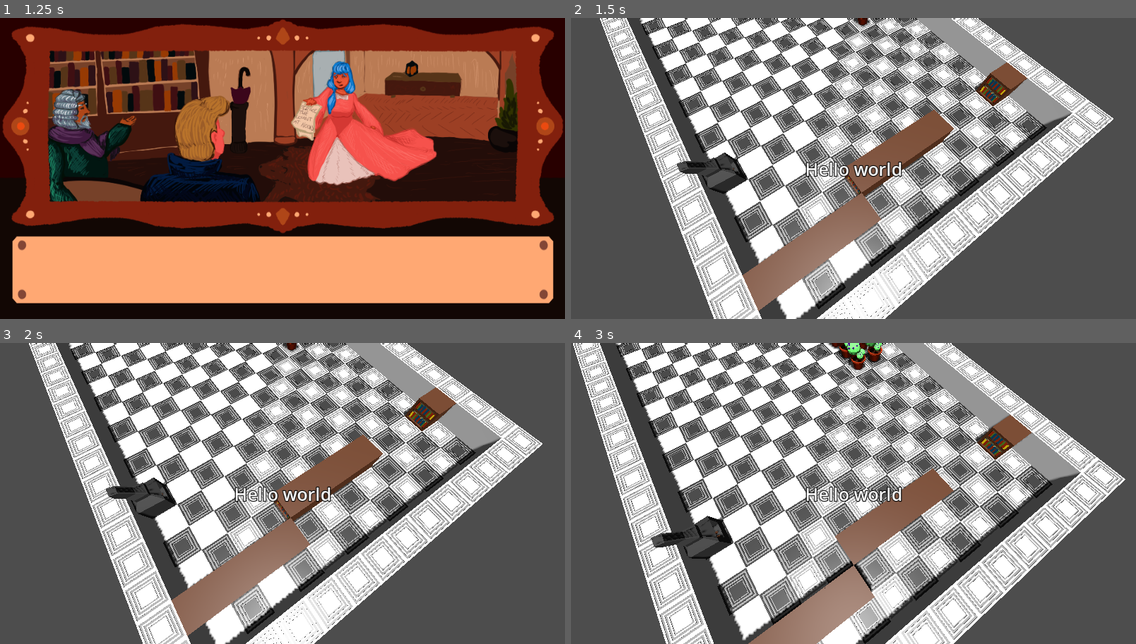
Above: before the commit, frames 1-4 (two rows, left to right).
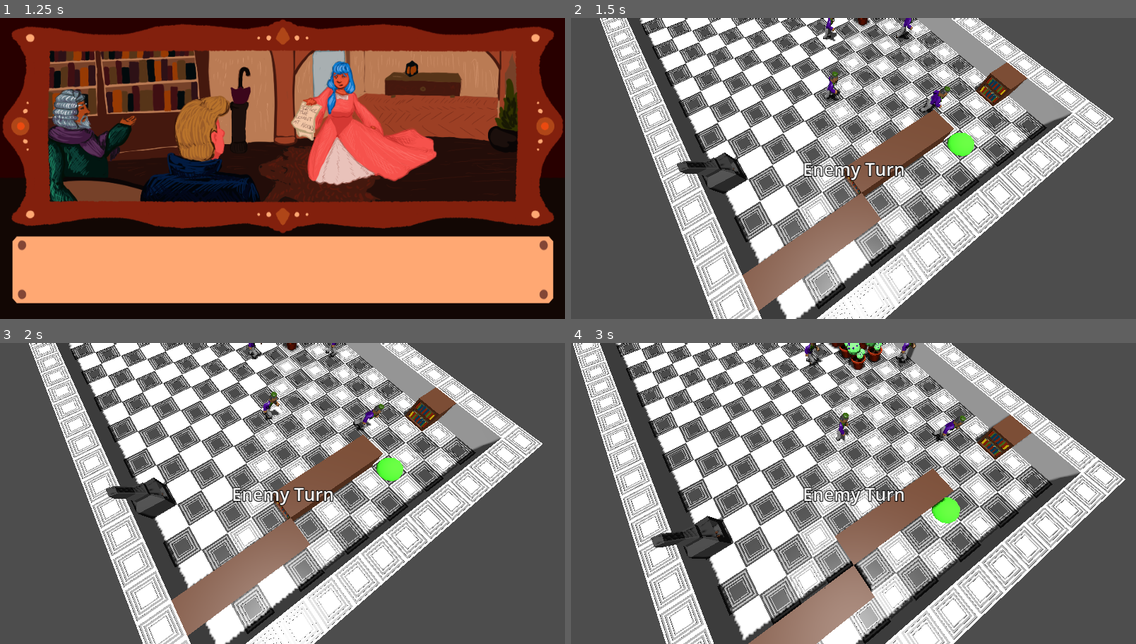
Above: after the commit, the same moments.

Repository: pinguinosod/gse_winterjam2024
Game: Godot game, scene res://main.tscn
Same seed, same stepped clock (60 frames per second), same inputs: the game is played once before the commit and once after it.
Inputs (mouse positions are in pixels of both pictures, inside the frame that each line leads up to):
- Up to frame 1 (1.25 s): tap Enter (ui_accept) at 0.5, 0.77 s; move the mouse to (406, 153) at 0.52 s; hold D (move_right) from 0.53 s (still down); tap Space (end_turn) at 0.6 s; click (406, 153) at 0.67 s
- Up to frame 2 (1.5 s): tap Enter (ui_accept) at 1.25 s; move the mouse to (740, 183) at 1.27 s; release D (move_right) at 1.28 s; hold S (move_down) from 1.28 s (still down); tap Space (end_turn) at 1.35 s
- Up to frame 3 (2 s): keep holding S (move_down); tap Enter (ui_accept) at 1.52 s
- Up to frame 4 (3 s): move the mouse to (910, 427) at 2.02 s; release S (move_down) at 2.03 s; hold D (move_right) 2.03-2.78 s; tap Space (end_turn) at 2.1, 2.85 s; move the mouse to (825, 553) at 2.77 s; hold W (move_up) from 2.78 s (still down); click (825, 553) at 2.92 s

Frame 1 is identical in both runs. In frame 2, 1.5% of the frame differs, in the area x 41-72%, y 0-55%; in frame 3, 1.4%; in frame 4, 1.5%, in the area x 41-70%, y 0-61%.
Error before the commit: Parse Error: Identifier "game_manager" not declared in the current scope. (res://scripts/player.gd:8)

Commit message:
Recovered my progress :(

Diff:
--- a/main.tscn
+++ b/main.tscn
@@ -44,5 +44,8 @@
 shadow_enabled = true
 
 [node name="GameManager" parent="." instance=ExtResource("8_130yo")]
+maxEnemyPoolSize = 100
+textDisplayDurationSeconds = 5.0
+alwaysOn = null
 
 [node name="Camera" parent="." instance=ExtResource("8_eh1c4")]
--- a/scripts/enemies.gd
+++ b/scripts/enemies.gd
@@ -28,26 +28,27 @@
 	pass
 
 # calls and processes the results of get_movement and get_next_action
-func take_turn():
+func take_turn(room: Room):
 	inTurn = true
-	var moveTo = get_movement()
+	var moveTo = get_movement(room)
 	# TODO change that to change the grid position actually
 
-	$countFallingDying.travel("Walk")
-	target_position = moveTo + position
+	if moveTo != position:
+		$countFallingDying.travel("Walk")
+	target_position = moveTo
 	idle = false
 	AudioManager.play_sfx(step_sound)
 	pass
 
 # checks if valid and returns the grid field the enemy wants to move to
-func get_movement():
+func get_movement(room: Room):
 	# check all fields in range of the enemy, starting with the closest to the player
 	# for field in grid:
 	# check if the field is not occupied
 	# if grid.isFree(field):
 	# return field
 
-	return Vector3(randf(), 0, randf()) * speed
+	return room.get_cell_position(Vector3(randf(), 0, randf()) * speed + position)
 	pass
 
 # returns the action of the enemy for this turn
--- a/scripts/game_manager.gd
+++ b/scripts/game_manager.gd
@@ -11,6 +11,9 @@
 @export var textDisplayDurationSeconds = 5.0
 
 @export var nextWaveAlarm: AudioStream
+@export var alwaysOn: AudioStream
+@export var loseSound: AudioStream
+@export var winSound: AudioStream
 
 var enemyPool: Array[Enemy] = []
 var freeEnemies: Array[Enemy] = []
@@ -19,6 +22,7 @@
 var currentWave = 0
 var currentEnemyWave: EnemyWave
 var currentCombatScene: CombatScene
+var currentRoom: Room
 
 var timeElapsed = 0.0
 var secondsPassed = 0
@@ -51,6 +55,7 @@
 	currentCombatScene = combatScenesToRun[currentScene]
 	AudioManager.stop_bg_music()
 	AudioManager.play_bg_music(currentCombatScene.bgm)
+	AudioManager.play_bg_music(alwaysOn)
 	currentScene += 1
 	currentWave = 0
 	load_next_wave()
@@ -124,7 +129,6 @@
 	for enemy in occupiedEnemies:
 		if enemy.inTurn:
 			return true
-	playerTurn = true
 	return false
 
 # Called every frame. 'delta' is the elapsed time since the previous frame.
@@ -157,10 +161,10 @@
 			clear_enemies()
 
 func _input(event: InputEvent) -> void:
-	if Input.is_action_just_pressed("end_turn") and playerTurn:
+	if Input.is_action_just_pressed("end_turn") and not enemyTurn():
 		playerTurn = false
-	if Input.is_action_just_pressed("DEBUG_KILL_ALL") and playerTurn:
+	if Input.is_action_just_pressed("DEBUG_KILL_ALL") and not enemyTurn():
 		clear_enemies()
-	if Input.is_action_just_pressed("DEBUG_NEXT_SCENE") and playerTurn:
+	if Input.is_action_just_pressed("DEBUG_NEXT_SCENE") and not enemyTurn():
 		clear_enemies()
 		load_next_scene()
--- a/scripts/player.gd
+++ b/scripts/player.gd
@@ -1,5 +1,6 @@
 extends Node3D
 
+var game_manager
 var target_position: Vector3 = Vector3.ZERO
 var speed: float = 10.0
 
--- a/ui.gd
+++ b/ui.gd
@@ -57,7 +57,9 @@
 
 		texture_rect = $TextureRect_3
 		_play_audio_new_slide()
-		label.visible = true
+		if label:
+			label.visible = true
+		_go_into_game()
 
 
 	texture_rect.visible = true
Not shown: 1 places in MeshLibrary.tres that only renumber resources
